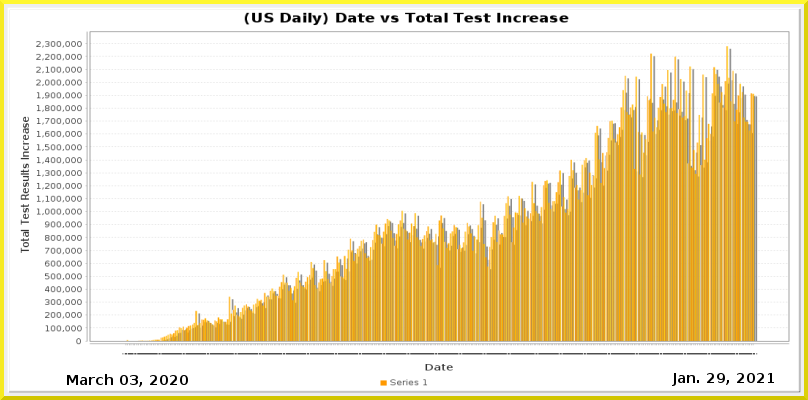
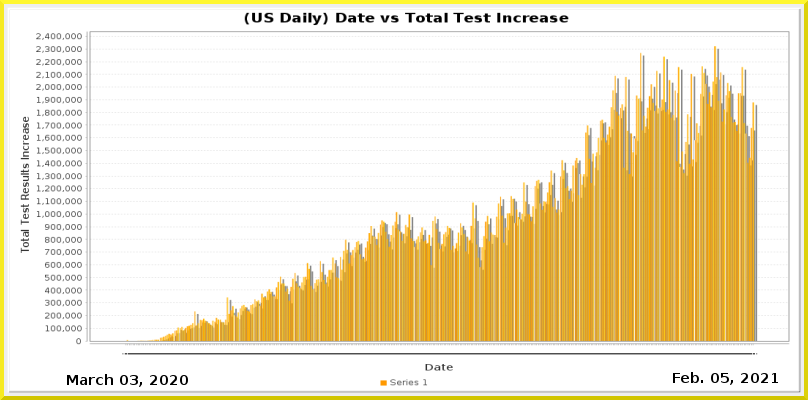
Two versions of the same layered image (w=808, h=400). Layer-by-layer changes:
painted on "Current Date" over [672, 372, 778, 386]
painted on "Date_vs_TestIncrease.png" over [36, 33, 788, 355]
